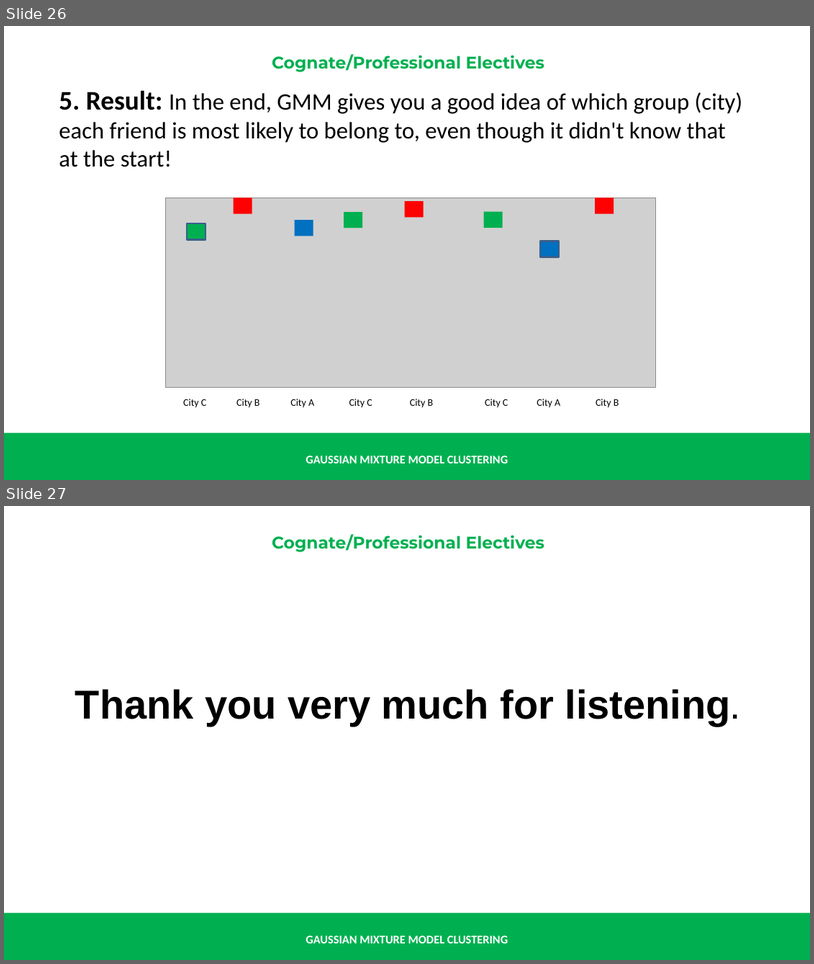
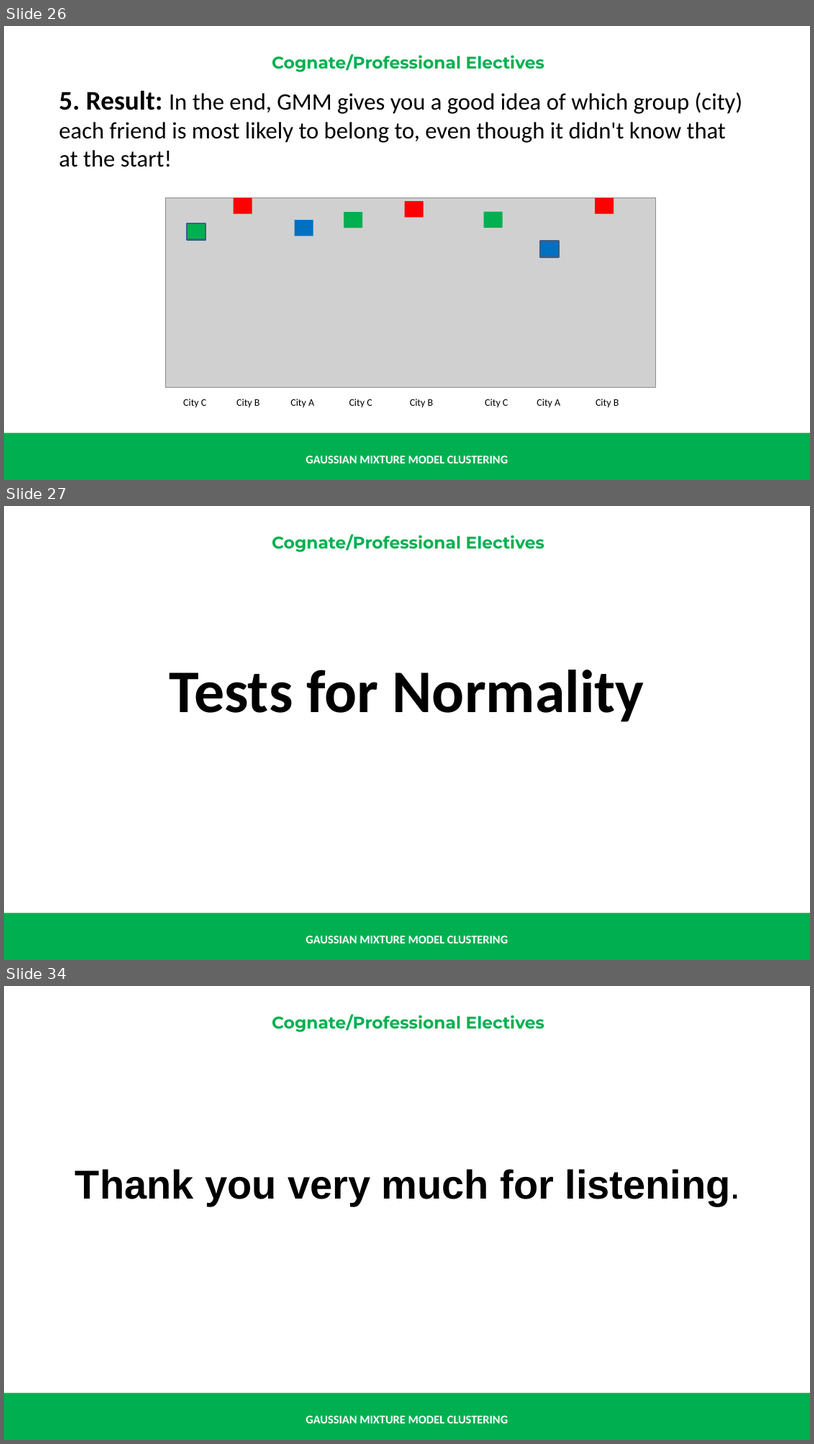
Before and after one commit to renatomaaliw3/public_files, a slide deck: CPE Electives (1 - 3)/01. Lectures Notebook/00. Presentations & Text Books/01. Electives 1 to 3/28. GMM Clustering.pptx. Shown one above the other, each under a label of ours: slides 26 and 27 before the commit, slides 26, 27 and 34 after it; the slides between them are not shown. The pictures are 814x964 and 814x1444 pixels, drawn with LibreOffice and Linux fonts; fonts in the diff are those of the drawing; grey boxes stand for pictures. Boxes give left, top, right and bottom in pixels: in the first picture for what was removed or moved away, otherwise in the second. Text is boxed around its words. In the diff, an @@ line names an element or a change of style, - is before the commit and + after.

```diff
--- a/CPE Electives (1 - 3)/01. Lectures Notebook/00. Presentations & Text Books/01. Electives 1 to 3/28. GMM Clustering.pptx
+++ b/CPE Electives (1 - 3)/01. Lectures Notebook/00. Presentations & Text Books/01. Electives 1 to 3/28. GMM Clustering.pptx
@@ slide 27 added at (x1=4, y1=506, x2=810, y2=960), background #FFFFFF; not listed: 3 template elements that a slide beside it also shows @@
@@ text added at (x1=170, y1=669, x2=645, y2=722), 72 pt, text #000000, bold @@
+Tests for Normality
@@ what was slide 27 is now slide 34 @@
```
Also in this commit, not shown: 6 other slides added, 1 other file.
